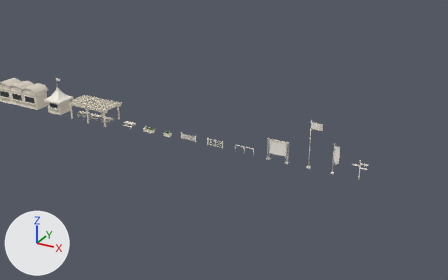
The Blender file assets/models/master/site_props.blend: old version first, new version second.
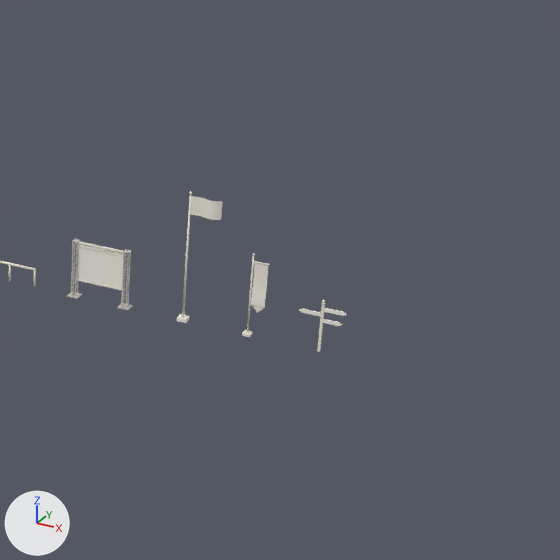
Old and new are each drawn from a camera (50 mm lens) standing at (226.7, -73.7, 38.3) and looking at (191.7, -10.2, 6.5) and again close up on the part from 54% to 100% of the width and 18% to 92% of the height. The axes (+X, +Y, +Z) are drawn at lower left. The lights are the same throughout. The first two pictures are the older version. The close-ups show mesh edges as thin lines.

Before the edit, the objects in view are built like this:
```python
me_banner_flag = bpy.data.meshes.new('banner_flag')
me_banner_flag.from_pydata(...)  # 95 vertices, 79 faces; spans x -0.2..0.85, y -0.2..0.2, z 0.0..4.52
# faces by material slot: [42, 37]
me_banner_flag.materials.append(mat_sp_trim)  # white #f6f0e1
me_banner_flag.materials.append(mat_sp_flag)  # white #f4efe4
me_flagpole = bpy.data.meshes.new('flagpole')
me_flagpole.from_pydata(...)  # 81 vertices, 68 faces; spans x -0.25..1.65, y -0.25..0.25, z 0.0..7.15
# faces by material slot: [36, 32]
me_flagpole.materials.append(mat_sp_trim)  # white #f6f0e1
me_flagpole.materials.append(mat_sp_flag)  # white #f4efe4
me_signboard = bpy.data.meshes.new('signboard')
me_signboard.from_pydata(...)  # 832 vertices, 608 faces; spans x -1.75..1.75, y -0.3..0.3, z -0.01..3.2
# faces by material slot: [6, 18, 584]
me_signboard.materials.append(mat_sp_board)  # white #f8f4ea
me_signboard.materials.append(mat_sp_trim)  # white #f6f0e1
me_signboard.materials.append(mat_sp_metal)  # light grey #d9d6cf
ob_banner_flag = bpy.data.objects.new('banner_flag', me_banner_flag)
ob_banner_flag.location = (202.99, 0.0, 0.0)
ob_flagpole = bpy.data.objects.new('flagpole', me_flagpole)
ob_flagpole.location = (199.52, 0.0, 0.0)
ob_signboard = bpy.data.objects.new('signboard', me_signboard)
ob_signboard.location = (194.82, 0.0, 0.0)
```
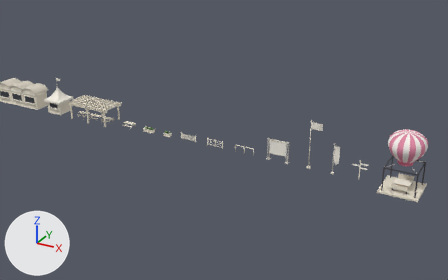
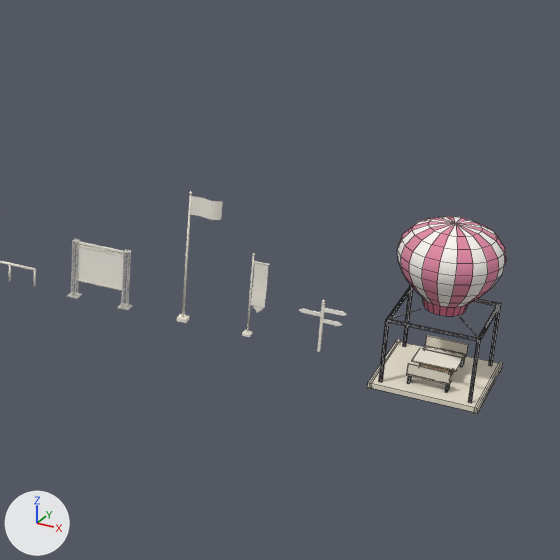
Edits to the bpy script that builds the scene:
```text
Add mat_sp_wicker:
    mat_sp_wicker = principled_material('sp_wicker')
    mat_sp_wicker.base_color = (0.479, 0.283, 0.114)  # orange #b8915f
    mat_sp_wicker.roughness = 0.85
Add mat_sp_balloon_pink:
    mat_sp_balloon_pink = principled_material('sp_balloon_pink')
    mat_sp_balloon_pink.base_color = (0.768, 0.254, 0.381)  # pink #e38aa6
    mat_sp_balloon_pink.roughness = 0.85
Add mat_sp_balloon_white:
    mat_sp_balloon_white = principled_material('sp_balloon_white')
    mat_sp_balloon_white.base_color = (0.965, 0.913, 0.871)  # white #fbf5f0
    mat_sp_balloon_white.roughness = 0.85
Add mat_sp_balloon_skirt:
    mat_sp_balloon_skirt = principled_material('sp_balloon_skirt')
    mat_sp_balloon_skirt.base_color = (0.694, 0.162, 0.275)  # pink #d9708f
    mat_sp_balloon_skirt.roughness = 0.85
Add mat_sp_frame:
    mat_sp_frame = principled_material('sp_frame')
    mat_sp_frame.base_color = (0.0497, 0.0452, 0.0545)  # dark grey #3f3c42
    mat_sp_frame.roughness = 0.85
Add me_balloon_pod:
    me_balloon_pod.from_pydata(...)  # 621 vertices, 392 faces, 8 loose edges; spans x -2.58..2.58, y -2.6..2.6, z 0.0..8.05
    # faces by material slot: [40, 6, 30, 24, 112, 20, 80, 80]
    me_balloon_pod.materials.append(mat_sp_timber)  # pale yellow #ebe3d1
    me_balloon_pod.materials.append(mat_sp_wicker)  # orange #b8915f
    me_balloon_pod.materials.append(mat_sp_trim)  # white #f6f0e1
    me_balloon_pod.materials.append(mat_sp_seat)  # pale yellow #e4dccb
    me_balloon_pod.materials.append(mat_sp_frame)  # dark grey #3f3c42
    me_balloon_pod.materials.append(mat_sp_balloon_skirt)  # pink #d9708f
    me_balloon_pod.materials.append(mat_sp_balloon_pink)  # pink #e38aa6
    me_balloon_pod.materials.append(mat_sp_balloon_white)  # white #fbf5f0
Add ob_balloon_pod:
    ob_balloon_pod = bpy.data.objects.new('balloon_pod', me_balloon_pod)
    ob_balloon_pod.location = (212.48, 0.0, 0.0)
```

Boxes (x1, y1, x2, y2) around the edits, measured in the close-ups (560 x 560 px):
'balloon_pod', added
    after: (367, 216, 506, 414)
    faces in mat_sp_timber (pale yellow #ebe3d1): (367, 339, 503, 414)
    faces in mat_sp_balloon_white (white #fbf5f0): (397, 217, 505, 307)
    faces in mat_sp_balloon_pink (pink #e38aa6): (398, 216, 506, 307)
    faces in mat_sp_frame (dark grey #3f3c42): (379, 285, 501, 403)
    faces in mat_sp_seat (pale yellow #e4dccb): (407, 335, 468, 385)
